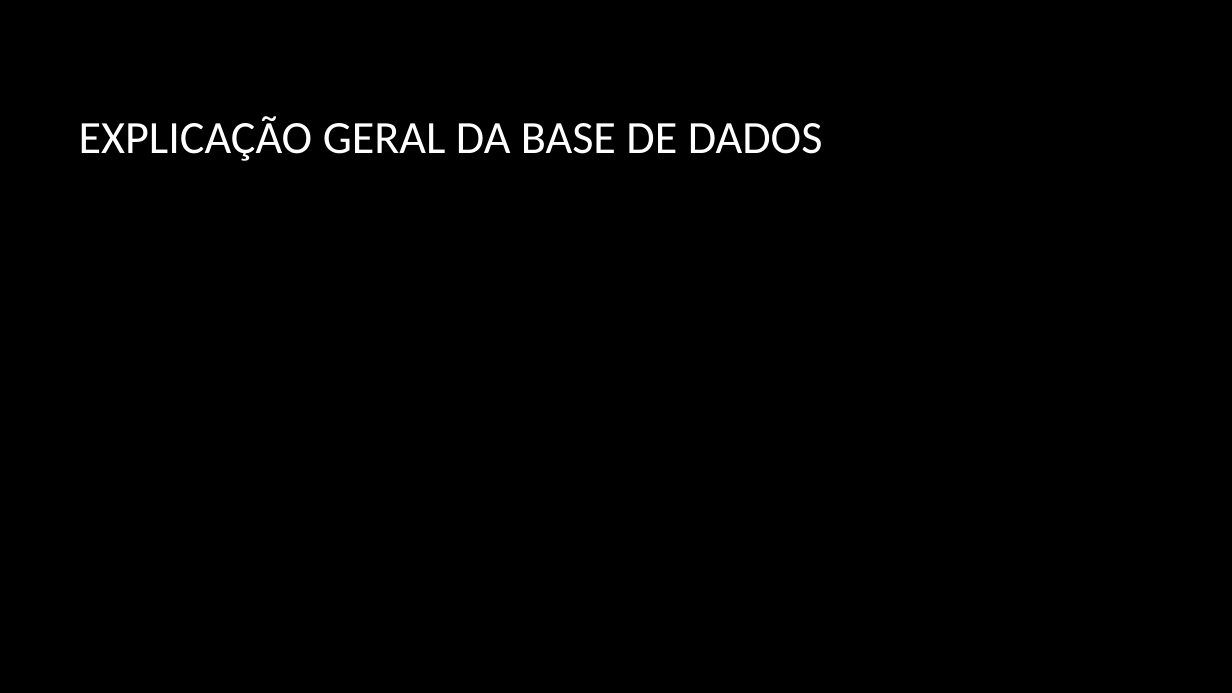
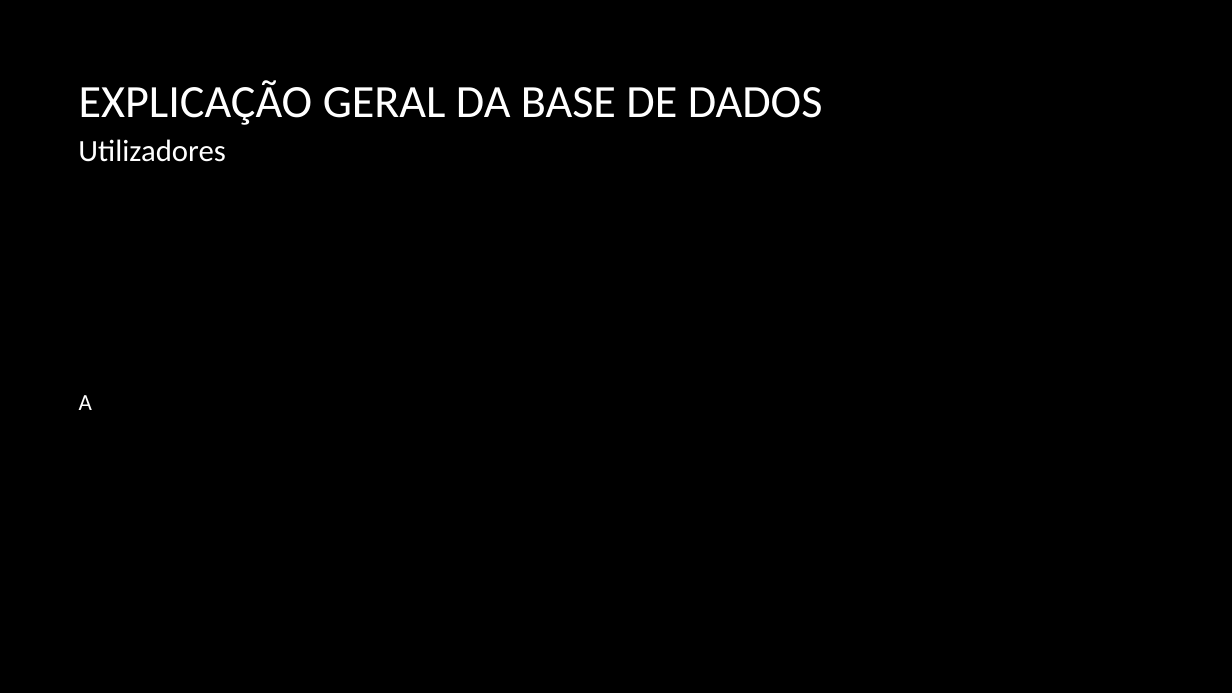
Before and after one commit to PolpEdu/Trabalho-Pr-ticpo, a slide deck: slide 5 of Trabalho prático.pptx. Drawn at 1232x693 pixels with LibreOffice and Linux fonts; fonts in the diff are those of the drawing; background and template pictures are left out. Boxes give left, top, right and bottom in pixels: in the first picture for what was removed or moved away, otherwise in the second. Text is boxed around its words. In the diff, an @@ line names an element or a change of style, - is before the commit and + after.

```diff
--- a/Trabalho prático.pptx
+++ b/Trabalho prático.pptx
@@ title "EXPLICAÇÃO GERAL DA BASE DE ...": place and size @@
-title "EXPLICAÇÃO GERAL DA BASE DE ..." at <box>79,116,823,161</box>
+title "EXPLICAÇÃO GERAL DA BASE DE ..." at <box>79,80,823,125</box>
@@ text added at <box>78,139,225,162</box>, 24 pt, text #FFFFFF @@
+Utilizadores
@@ text added at <box>79,395,92,410</box>, 18 pt, text #FFFFFF @@
+A
```
Also in this commit, not shown: 5 other slides changed, 2 slides removed, 3 other files.
